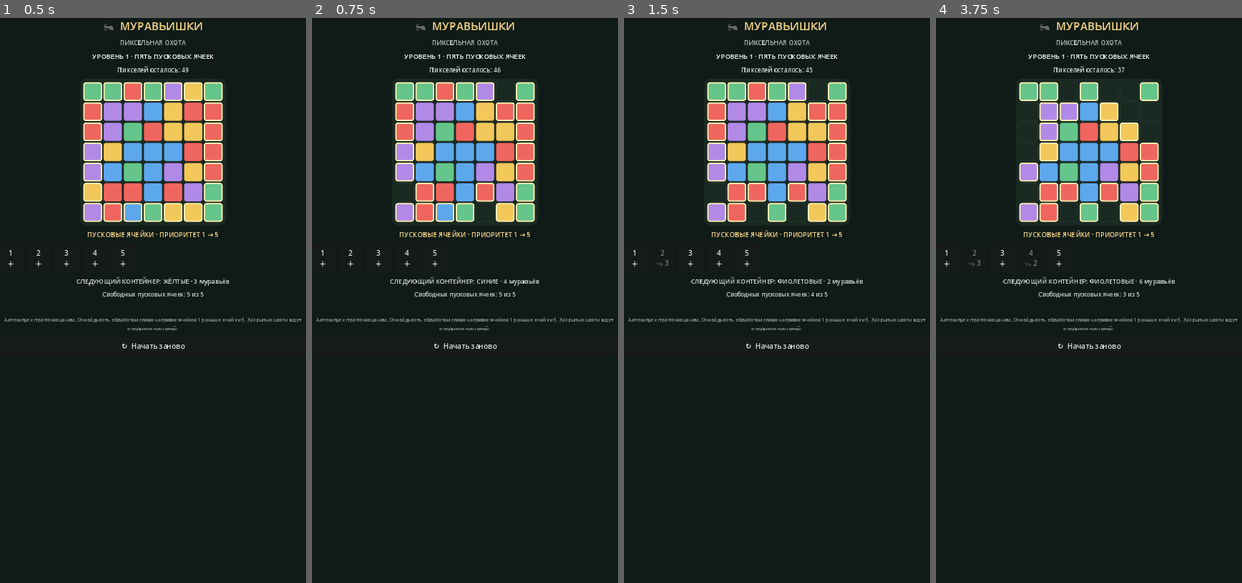
Above: before the commit, frames 1-4 (left to right).
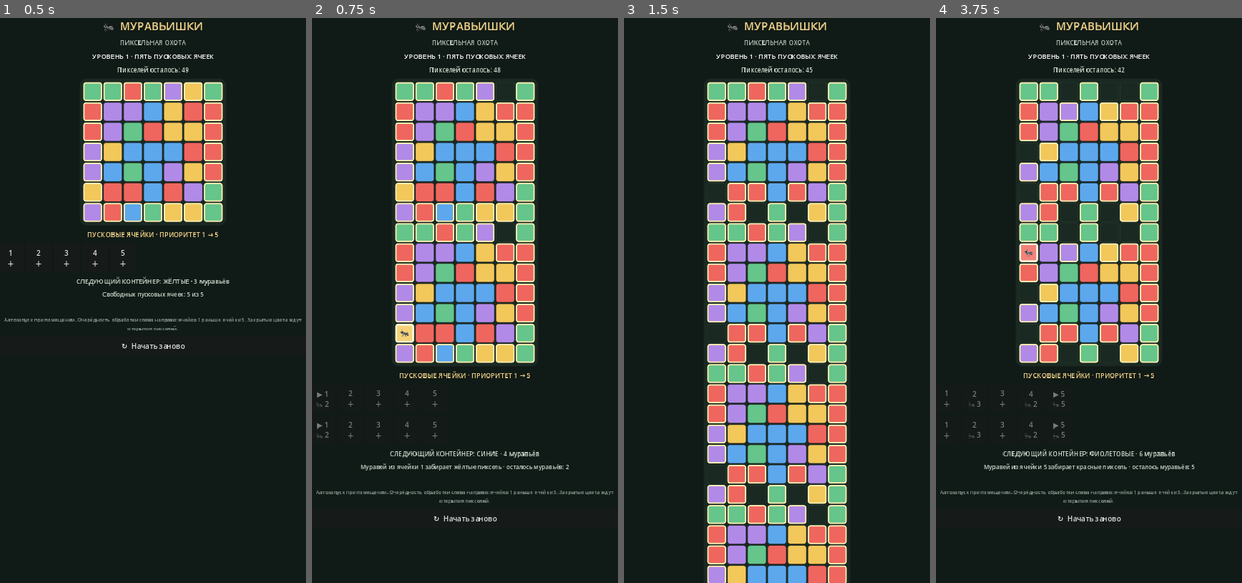
Above: after the commit, the same moments.

Repository: MaiklLX/Ants-Pixel-Hunt
Game: Godot game, scene res://scenes/main.tscn
The game is run twice, just before and just after one commit, with the same random seed, the same clock (stepped at 60 frames per second) and the same inputs.
Inputs:
- Up to frame 1 (0.5 s): no input
- Up to frame 2 (0.75 s): click "1 ＋" at 0.5 s
- Up to frame 3 (1.5 s): click "2 ＋" at 1.25 s
- Up to frame 4 (3.75 s): click "3 ＋" at 2 s; click "4 ＋" at 2.75 s; click "5 ＋" at 3.5 s

Frame 1 is identical in both runs. In frame 2, 12% of the frame differs, in the area x 1-99%, y 8-90%; in frame 3, 25%, in the area x 1-99%, y 36-100%; in frame 4, 12%.

Commit message:
KT-008: animate ants collecting pixels and show waiting states

Diff:
--- a/scripts/main.gd
+++ b/scripts/main.gd
@@ -29,6 +29,9 @@
 var resolving := false
 var won := false
 var lost := false
+var active_target := Vector2i(-1, -1)
+var active_slot := -1
+var activity_text := ""
 
 var board_grid: GridContainer
 var slots_grid: GridContainer
@@ -69,6 +72,9 @@
 	resolving = false
 	won = false
 	lost = false
+	active_target = Vector2i(-1, -1)
+	active_slot = -1
+	activity_text = ""
 
 func _build_ui() -> void:
 	for child in get_children():
@@ -212,8 +218,21 @@
 				style.bg_color = PALETTE[color_name]
 				style.border_color = Color("#fff0b2") if _is_accessible(x, y) else PALETTE[color_name].darkened(0.55)
 			style.set_border_width_all(3 if color_name != "" and _is_accessible(x, y) else 1)
+			if Vector2i(x, y) == active_target:
+				style.bg_color = PALETTE[color_name].lightened(0.18)
+				style.border_color = Color("#fff8d6")
+				style.set_border_width_all(4)
 			style.set_corner_radius_all(5)
 			tile.add_theme_stylebox_override("panel", style)
+			if Vector2i(x, y) == active_target:
+				var ant_marker := Label.new()
+				ant_marker.text = "🐜"
+				ant_marker.horizontal_alignment = HORIZONTAL_ALIGNMENT_CENTER
+				ant_marker.vertical_alignment = VERTICAL_ALIGNMENT_CENTER
+				ant_marker.set_anchors_and_offsets_preset(Control.PRESET_FULL_RECT)
+				ant_marker.add_theme_font_size_override("font_size", 20)
+				ant_marker.mouse_filter = Control.MOUSE_FILTER_IGNORE
+				tile.add_child(ant_marker)
 			board_grid.add_child(tile)
 
 	for child in slots_grid.get_children():
@@ -227,7 +246,7 @@
 		else:
 			var c: String = slots[i]["color"]
 			var ants: int = slots[i]["ants"]
-			button.text = str(i + 1) + "\n🐜 " + str(ants)
+			button.text = ("▶ " if active_slot == i else "") + str(i + 1) + "\n🐜 " + str(ants)
 			button.disabled = true
 			var style := StyleBoxFlat.new()
 			style.bg_color = PALETTE[c].darkened(0.55)
@@ -248,7 +267,9 @@
 		message.text = "Победа! Рисунок полностью собран муравейником! ✨"
 	elif lost:
 		message.text = "Поражение: все пять ячеек заняты, ходов больше нет."
-	elif not resolving:
+	elif resolving:
+		message.text = activity_text
+	else:
 		var free_slots := _free_slot_count()
 		message.text = "Свободных пусковых ячеек: %d из %d" % [free_slots, SLOT_COUNT]
 
@@ -266,38 +287,59 @@
 		return
 	slots[slot_index] = incoming[next_container].duplicate(true)
 	next_container += 1
-	message.text = "Контейнер установлен. Муравьи ищут доступные пиксели своего цвета…"
+	activity_text = "Контейнер установлен — муравьи отправились за пикселями!"
 	_resolve_all_slots()
 	_refresh()
 
 func _resolve_all_slots() -> void:
+	if resolving:
+		return
 	resolving = true
+	_refresh()
 	var changed := true
 	while changed:
 		changed = false
-		# Приоритет автозапуска фиксирован: слева направо. Выбор ячейки
-		# задаёт позицию контейнера в очереди обработки этого цикла.
+		# Автозапуск и приоритет обработки фиксированы: слева направо.
 		for i in range(SLOT_COUNT):
 			if slots[i] == null:
 				continue
 			var container: Dictionary = slots[i]
+			active_slot = i
 			while int(container.ants) > 0:
 				var target := _find_accessible_pixel(str(container.color))
 				if target.x < 0:
+					activity_text = "%s контейнер в ячейке %d ждёт открытия пикселя." % [NAMES[str(container.color)], i + 1]
 					break
+				active_target = target
+				activity_text = "Муравей из ячейки %d забирает %s пиксель · осталось муравьёв: %d" % [i + 1, NAMES[str(container.color)].to_lower(), int(container.ants)]
+				_refresh()
+				await get_tree().create_timer(0.12).timeout
 				board[target.y][target.x] = ""
 				remaining -= 1
 				container.ants = int(container.ants) - 1
+				active_target = Vector2i(-1, -1)
 				changed = true
+				_refresh()
+				await get_tree().create_timer(0.045).timeout
 			if int(container.ants) <= 0:
+				activity_text = "Контейнер в ячейке %d опустел — ячейка свободна." % [i + 1]
 				slots[i] = null
 			else:
 				slots[i] = container
+			active_target = Vector2i(-1, -1)
+			active_slot = -1
+			_refresh()
+		if remaining <= 0:
+			break
 	if remaining <= 0:
 		won = true
 	elif _is_defeat():
 		lost = true
+	active_target = Vector2i(-1, -1)
+	active_slot = -1
 	resolving = false
+	activity_text = ""
+	_refresh()
 
 func _is_defeat() -> bool:
 	if _free_slot_count() > 0:
